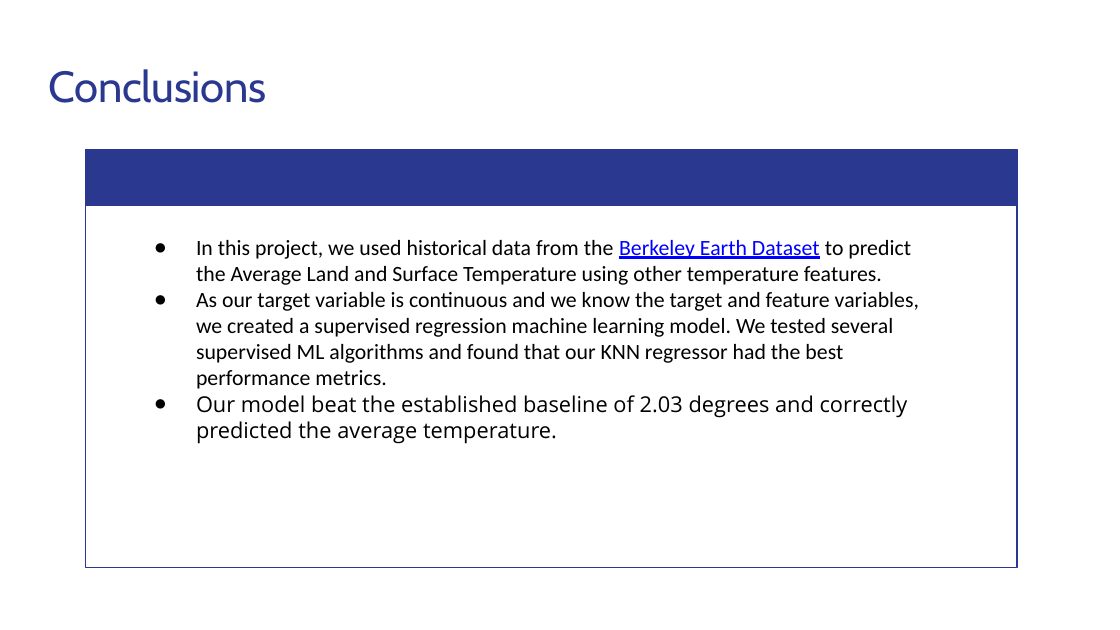
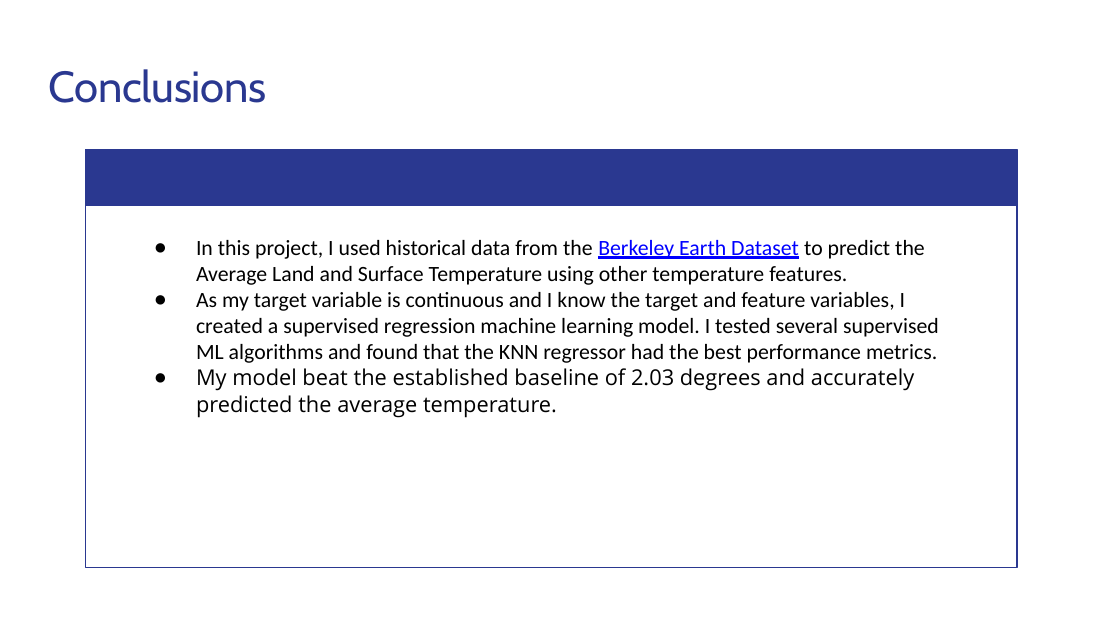
Before and after one commit to matthewshawnkehoe/Data-Science-Projects, a slide deck: slide 24 of Capstone Projects/Capstone_Two_Supervised_ML/Predicting_Temperature_Change.pptx. Drawn at 1120x630 pixels with LibreOffice and Linux fonts; fonts in the diff are those of the drawing. Boxes give left, top, right and bottom in pixels: in the first picture for what was removed or moved away, otherwise in the second. Text is boxed around its words. In the diff, an @@ line names an element or a change of style, - is before the commit and + after.

```diff
--- a/Capstone Projects/Capstone_Two_Supervised_ML/Predicting_Temperature_Change.pptx
+++ b/Capstone Projects/Capstone_Two_Supervised_ML/Predicting_Temperature_Change.pptx
@@ text at (196,240,939,418): text changed @@
-● In this project, we used historical data from the Berkeley Earth Dataset to predict the Average Land and Surface Temperature using other temperature features.
-● As our target variable is continuous and we know the target and feature variables, we created a supervised regression machine learning model. We tested several supervised ML algorithms and found that our KNN regressor had the best performance metrics.
-● Our model beat the established baseline of 2.03 degrees and correctly predicted the average temperature.
+● In this project, I used historical data from the Berkeley Earth Dataset to predict the Average Land and Surface Temperature using other temperature features.
+● As my target variable is continuous and I know the target and feature variables, I created a supervised regression machine learning model. I tested several supervised ML algorithms and found that the KNN regressor had the best performance metrics.
+● My model beat the established baseline of 2.03 degrees and accurately predicted the average temperature.
```
Also in this commit, not shown: 6 other slides changed, 2 slides added.
